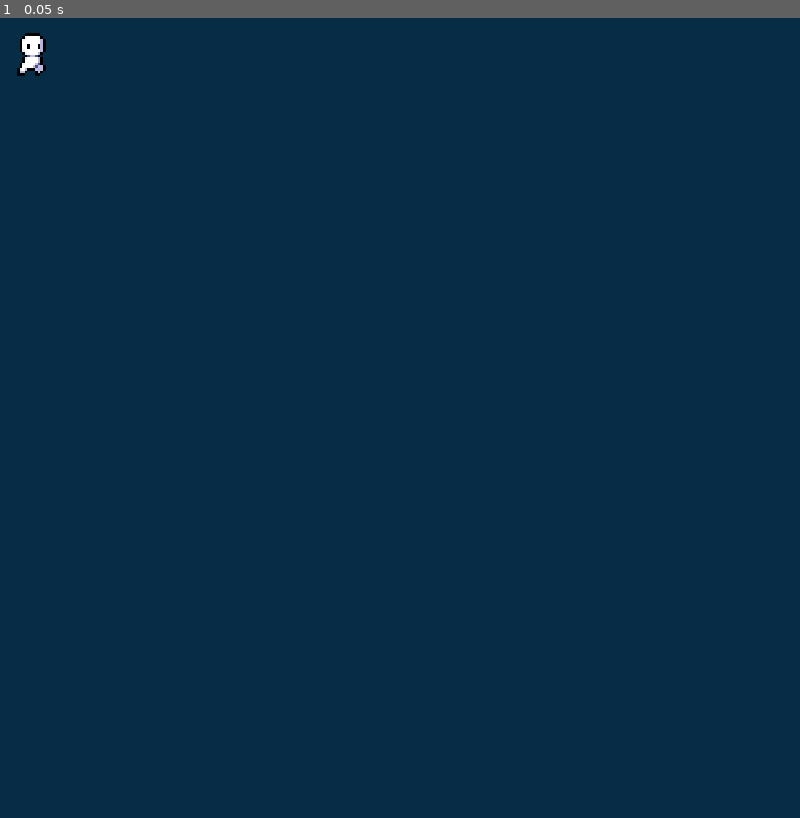
Above: before the commit, frame 1.
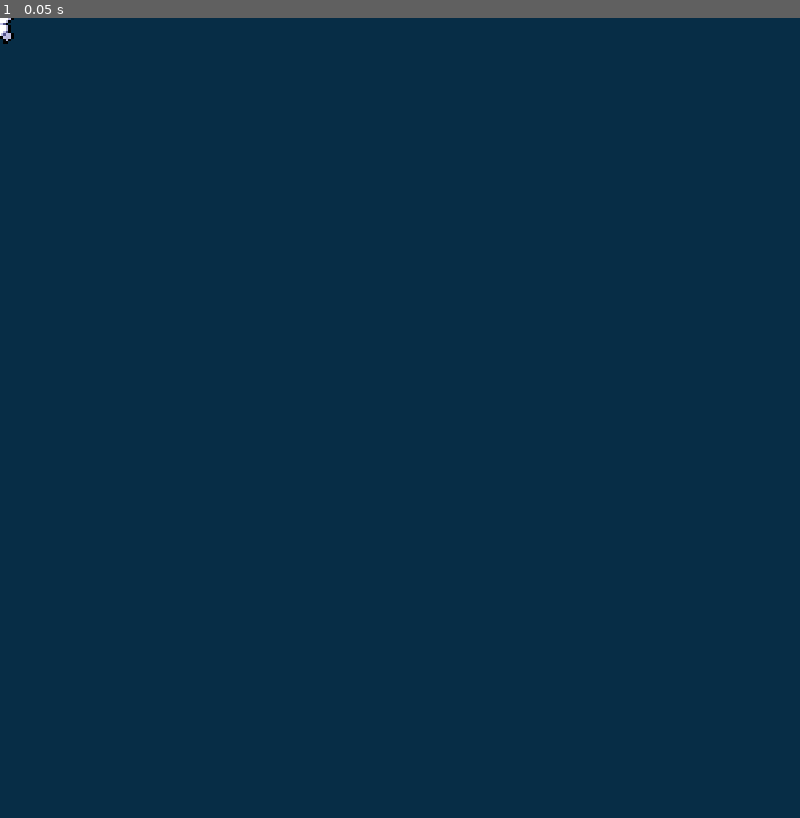
Above: after the commit, the same moment.

Repository: FranklinDAO-Dev-Team/ArcaneReveal
Game: Godot game, scene res://scenes/ERIC/player.tscn
Two runs of this game, one before a commit and one after it. Both use one fixed random seed, a clock stepped at 60 frames per second and the inputs below. The project has no main scene, so this scene is started directly.
Inputs:
- Up to frame 1 (0.05 s): no input

The runs differ from the first frame. In frame 1, 0.2% of the frame differs, in the area x 0-6%, y 0-8%.

Commit message:
can collect key

Diff:
--- a/godot/rumble4/scenes/ERIC/key.tscn
+++ b/godot/rumble4/scenes/ERIC/key.tscn
@@ -1,10 +1,10 @@
 [gd_scene load_steps=4 format=3 uid="uid://dnygwlucpvc1q"]
 
 [ext_resource type="Script" path="res://scripts/key.gd" id="1_py1bg"]
-[ext_resource type="Texture2D" uid="uid://dvsc4heio3gxj" path="res://assets/key.tres" id="2_lmnri"]
+[ext_resource type="Texture2D" path="res://assets/key.tres" id="2_lmnri"]
 
 [sub_resource type="CircleShape2D" id="CircleShape2D_bf3nh"]
-radius = 8.0
+radius = 9.05539
 
 [node name="Key" type="StaticBody2D"]
 script = ExtResource("1_py1bg")
@@ -16,3 +16,5 @@
 
 [node name="Sprite2D" type="Sprite2D" parent="."]
 texture = ExtResource("2_lmnri")
+
+[connection signal="body_entered" from="Area2D" to="." method="_on_area_2d_body_entered"]
--- a/godot/rumble4/scenes/ERIC/main.tscn
+++ b/godot/rumble4/scenes/ERIC/main.tscn
@@ -9,7 +9,7 @@
 [ext_resource type="PackedScene" uid="uid://cnxfd2d7tr8gf" path="res://scenes/MAIN_FOLDER/staff_1.tscn" id="7_ipfie"]
 [ext_resource type="PackedScene" uid="uid://c0jqedbw0tc32" path="res://scenes/MAIN_FOLDER/platform.tscn" id="8_s5tpr"]
 [ext_resource type="PackedScene" uid="uid://cqb286r6k5iro" path="res://scenes/MAIN_FOLDER/enemyv1.tscn" id="9_qyyqw"]
-[ext_resource type="PackedScene" uid="uid://dkdu7dpw4yb44" path="res://scenes/MAIN_FOLDER/key.tscn" id="10_0vm7d"]
+[ext_resource type="PackedScene" uid="uid://dnygwlucpvc1q" path="res://scenes/ERIC/key.tscn" id="10_5e8s4"]
 
 [sub_resource type="TileSetAtlasSource" id="TileSetAtlasSource_urmi2"]
 texture = ExtResource("2_wqleh")
@@ -1301,7 +1301,7 @@
 tile_set = SubResource("TileSet_smx06")
 collision_visibility_mode = 1
 format = 2
-layer_0/tile_data = PackedInt32Array(65538, 786432, 1, 65539, 786432, 1, 131073, 589824, 2, 196609, 589824, 2, 262145, 589824, 2, 0, 327681, 9)
+layer_0/tile_data = PackedInt32Array(65538, 786432, 1, 65539, 786432, 1, 131073, 589824, 2, 196609, 589824, 2, 262145, 589824, 2)
 
 [node name="Staff1" parent="." instance=ExtResource("7_ipfie")]
 position = Vector2(45.2, -44.6)
@@ -1334,5 +1334,5 @@
 [node name="Enemy Node2D" parent="." instance=ExtResource("9_qyyqw")]
 position = Vector2(90, -45.8)
 
-[node name="Key" parent="." instance=ExtResource("10_0vm7d")]
-position = Vector2(48, 16.2)
+[node name="Key" parent="." instance=ExtResource("10_5e8s4")]
+position = Vector2(144.8, 144.2)
--- a/godot/rumble4/scenes/ERIC/player.tscn
+++ b/godot/rumble4/scenes/ERIC/player.tscn
@@ -72,11 +72,12 @@
 [node name="Player" type="CharacterBody2D"]
 
 [node name="CollisionShape2D" type="CollisionShape2D" parent="."]
-position = Vector2(16, 16)
+visibility_layer = 3
 shape = SubResource("RectangleShape2D_2vxdc")
+debug_color = Color(0, 0.6, 0.701961, 0.419608)
 
 [node name="AnimatedSprite2D" type="AnimatedSprite2D" parent="."]
-position = Vector2(15, 13)
+position = Vector2(-1, -3)
 scale = Vector2(1.29167, 1.33333)
 sprite_frames = SubResource("SpriteFrames_w5nhf")
 frame = 4
--- a/godot/rumble4/scripts/key.gd
+++ b/godot/rumble4/scripts/key.gd
@@ -1,15 +1,17 @@
 extends StaticBody2D
-
-# Called when the node enters the scene tree for the first time.
-func _ready():
-	pass # Replace with function body.
-
-
-# Called every frame. 'delta' is the elapsed time since the previous frame.
-func _process(delta):
-	pass
 
 signal door_opened
 
 var key_taken = false
-var access_door = false
+var next_to_door = false
+
+# Called every frame. 'delta' is the elapsed time since the previous frame.
+func _process(delta):
+	if key_taken and next_to_door:
+		emit_signal("door_opened")
+
+func _on_area_2d_body_entered(body: CharacterBody2D):
+	if body.name == "Player":
+		print("enter")
+		key_taken = true
+		$Sprite2D.queue_free()
